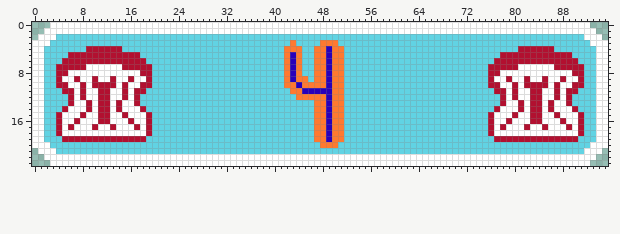
Two states of a pixel-art file, Assets/Raw/Sprites/Menu/LevelSelect/4X.aseprite. This is how it looked before the edit.
96x24 pixels, 1 frame.
Now the later version:
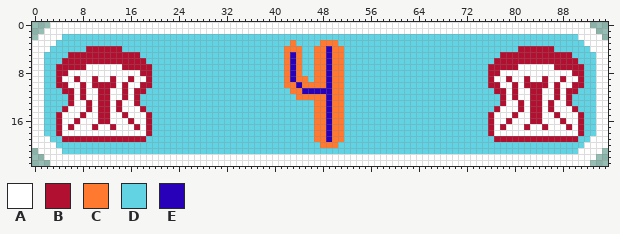
Palette (. is transparent): A #ffffff  B #b21030  C #ff7930  D #61d3e3  E #2800ba
The edit:
--- layer "Layer 1"
@@ x 0..95 @@
  1 ..AAAAAAAAAAAAAAAAAAAAAAAAAAAAAAAAAAAAAAAAAAAAAAAAAAAAAAAAAAAAAAAAAAAAAAAAAAAAAAAAAAAAAAAAAAAA..
- 2 .AAADDDDDDDDDDDDDDDDDDDDDDDDDDDDDDDDDDDDDDDDDDDDDDDDDDDDDDDDDDDDDDDDDDDDDDDDDDDDDDDDDDDDDDDDAAA.
- 3 AAADDDDDDDDDDDDDDDDDDDDDDDDDDDDDDDDDDDDDDDDCDDDDCCCDDDDDDDDDDDDDDDDDDDDDDDDDDDDDDDDDDDDDDDDDDAAA
- 4 AADDDDDDDBBBBBBDDDDDDDDDDDDDDDDDDDDDDDDDDDCCCDDCCECCDDDDDDDDDDDDDDDDDDDDDDDDDDDDDBBBBBBDDDDDDDAA
+ 2 .AAAADDDDDDDDDDDDDDDDDDDDDDDDDDDDDDDDDDDDDDDDDDDDDDDDDDDDDDDDDDDDDDDDDDDDDDDDDDDDDDDDDDDDDDAAAA.
+ 3 AAAADDDDDDDDDDDDDDDDDDDDDDDDDDDDDDDDDDDDDDDCDDDDCCCDDDDDDDDDDDDDDDDDDDDDDDDDDDDDDDDDDDDDDDDDAAAA
+ 4 AAADDDDDDBBBBBBDDDDDDDDDDDDDDDDDDDDDDDDDDDCCCDDCCECCDDDDDDDDDDDDDDDDDDDDDDDDDDDDDBBBBBBDDDDDDAAA
  5 AADDDDBBBBBBBBBBBBDDDDDDDDDDDDDDDDDDDDDDDDCECDDCCECCDDDDDDDDDDDDDDDDDDDDDDDDDDBBBBBBBBBBBBDDDDAA
@@ x 0..95 @@
 18 AADDBAAAAAAAAAAAAAABDDDDDDDDDDDDDDDDDDDDDDDDDDDCCECCDDDDDDDDDDDDDDDDDDDDDDDDBAAAAAAAAAAAAAABDDAA
-19 AADDDBBBBBBBBBBBBBBDDDDDDDDDDDDDDDDDDDDDDDDDDDDCCECCDDDDDDDDDDDDDDDDDDDDDDDDDBBBBBBBBBBBBBBDDDAA
-20 AAADDDDDDDDDDDDDDDDDDDDDDDDDDDDDDDDDDDDDDDDDDDDDCCCDDDDDDDDDDDDDDDDDDDDDDDDDDDDDDDDDDDDDDDDDDAAA
-21 .AAADDDDDDDDDDDDDDDDDDDDDDDDDDDDDDDDDDDDDDDDDDDDDDDDDDDDDDDDDDDDDDDDDDDDDDDDDDDDDDDDDDDDDDDDAAA.
+19 AAADDBBBBBBBBBBBBBBDDDDDDDDDDDDDDDDDDDDDDDDDDDDCCECCDDDDDDDDDDDDDDDDDDDDDDDDDBBBBBBBBBBBBBBDDAAA
+20 AAAADDDDDDDDDDDDDDDDDDDDDDDDDDDDDDDDDDDDDDDDDDDDCCCDDDDDDDDDDDDDDDDDDDDDDDDDDDDDDDDDDDDDDDDDAAAA
+21 .AAAADDDDDDDDDDDDDDDDDDDDDDDDDDDDDDDDDDDDDDDDDDDDDDDDDDDDDDDDDDDDDDDDDDDDDDDDDDDDDDDDDDDDDDAAAA.
 22 ..AAAAAAAAAAAAAAAAAAAAAAAAAAAAAAAAAAAAAAAAAAAAAAAAAAAAAAAAAAAAAAAAAAAAAAAAAAAAAAAAAAAAAAAAAAAA..
